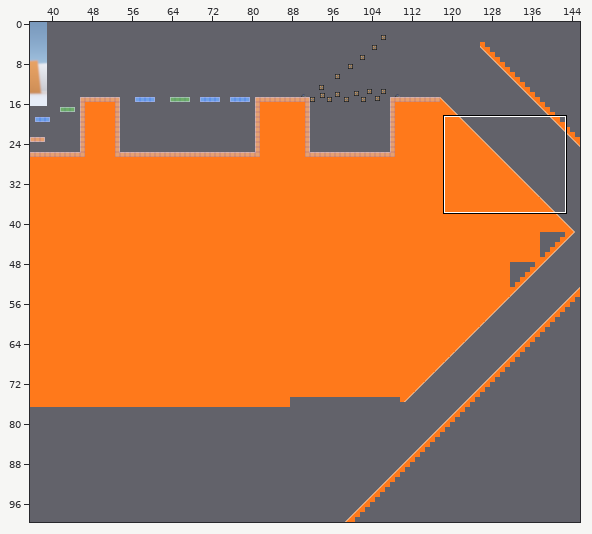
Two states of a Tiled map, assets/maps/level2.tmx. Above, an overview of the earlier version with the close-up marked.
Close-up. Old version:
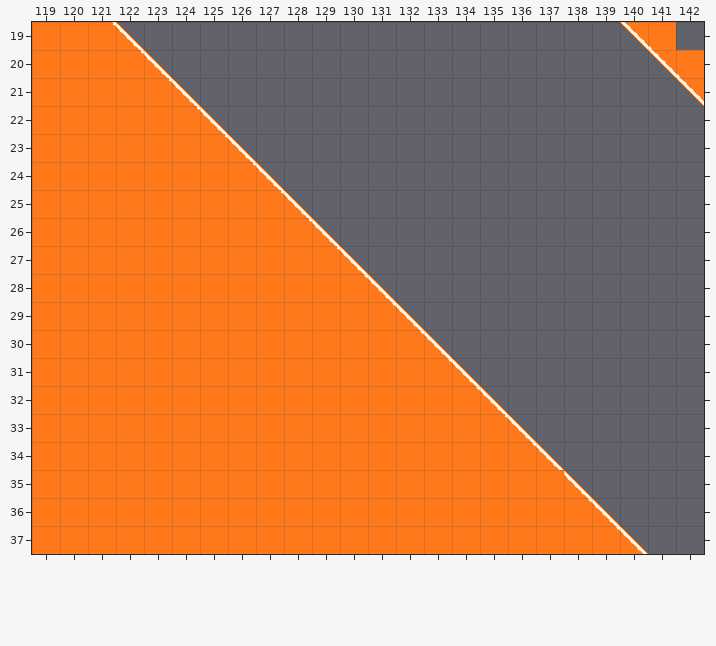
Cells are 32x32 px. Shown: x 119..142, y 19..37. The commit also changed other parts of the map, which this record leaves out.
Now the later version:
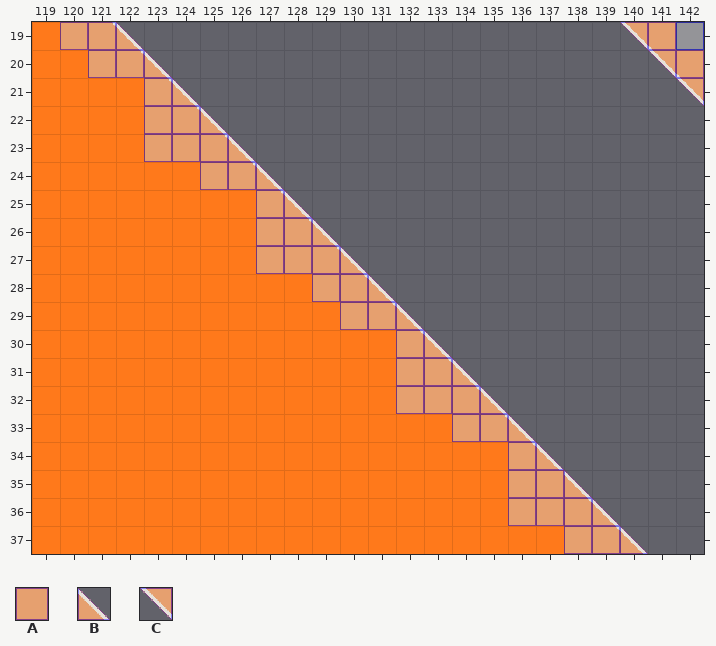
Key: from "collision": A 0, B 3, C 3 turned 180.
_ is an empty cell, . an unchanged one.
See-through tiles are keyed as they look on the map.
From old to new:
--- layer "SharedCollision"
@@ x 120..142 @@
-19 ___.................___
-20 .___.................__
-21 ...__................._
-22 ...___.................
-23 ...____................
-24 .....___...............
-25 .......__..............
-26 .......___.............
-27 .......____............
-28 .........___...........
-29 ..........___..........
-30 ............__.........
-31 ............___........
-32 ............____.......
-33 ..............___......
-34 ................__.....
-35 ................___....
-36 ................____...
-37 ..................___..
+19 AAB.................CAA
+20 .AAB.................CA
+21 ...AB.................C
+22 ...AAB.................
+23 ...AAAB................
+24 .....AAB...............
+25 .......AB..............
+26 .......AAB.............
+27 .......AAAB............
+28 .........AAB...........
+29 ..........AAB..........
+30 ............AB.........
+31 ............AAB........
+32 ............AAAB.......
+33 ..............AAB......
+34 ................AB.....
+35 ................AAB....
+36 ................AAAB...
+37 ..................AAB..
Changed places in both close-ups, as pixel boxes (x1, y1, x2, y2):
added: (60, 22, 704, 554)
